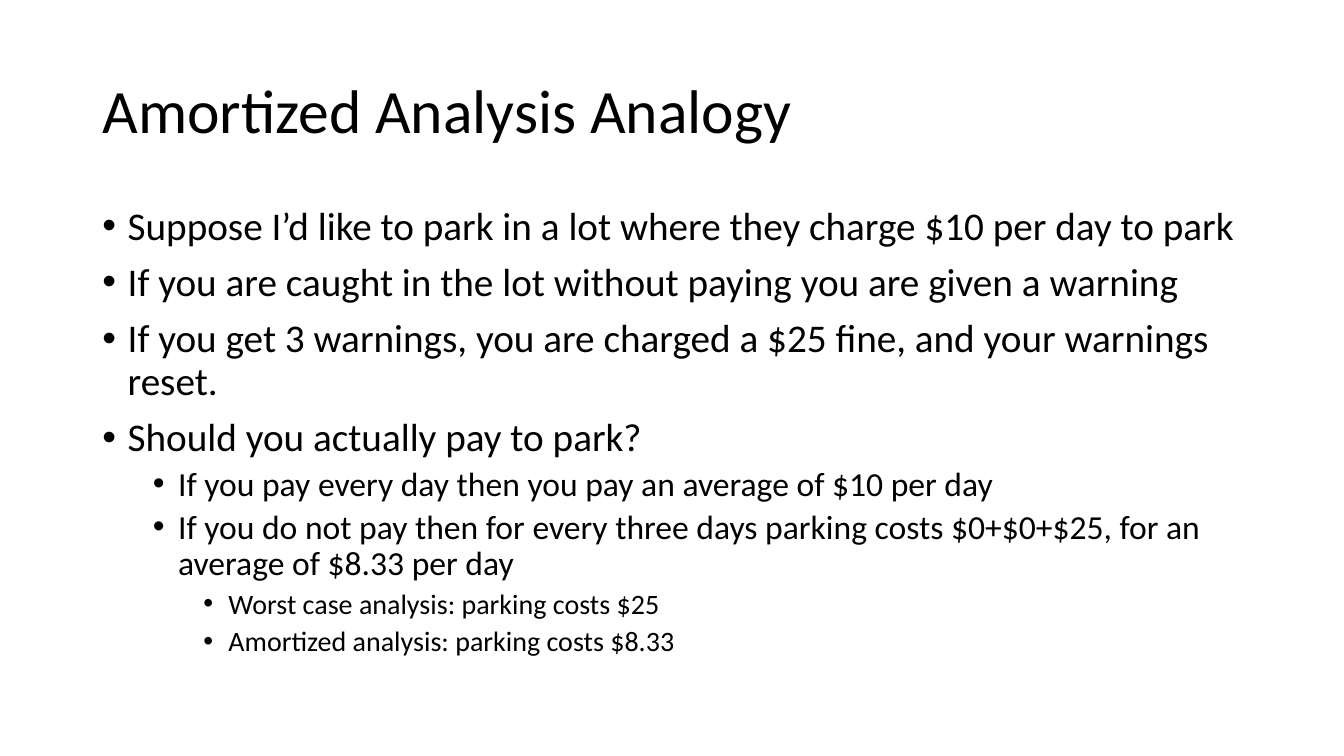
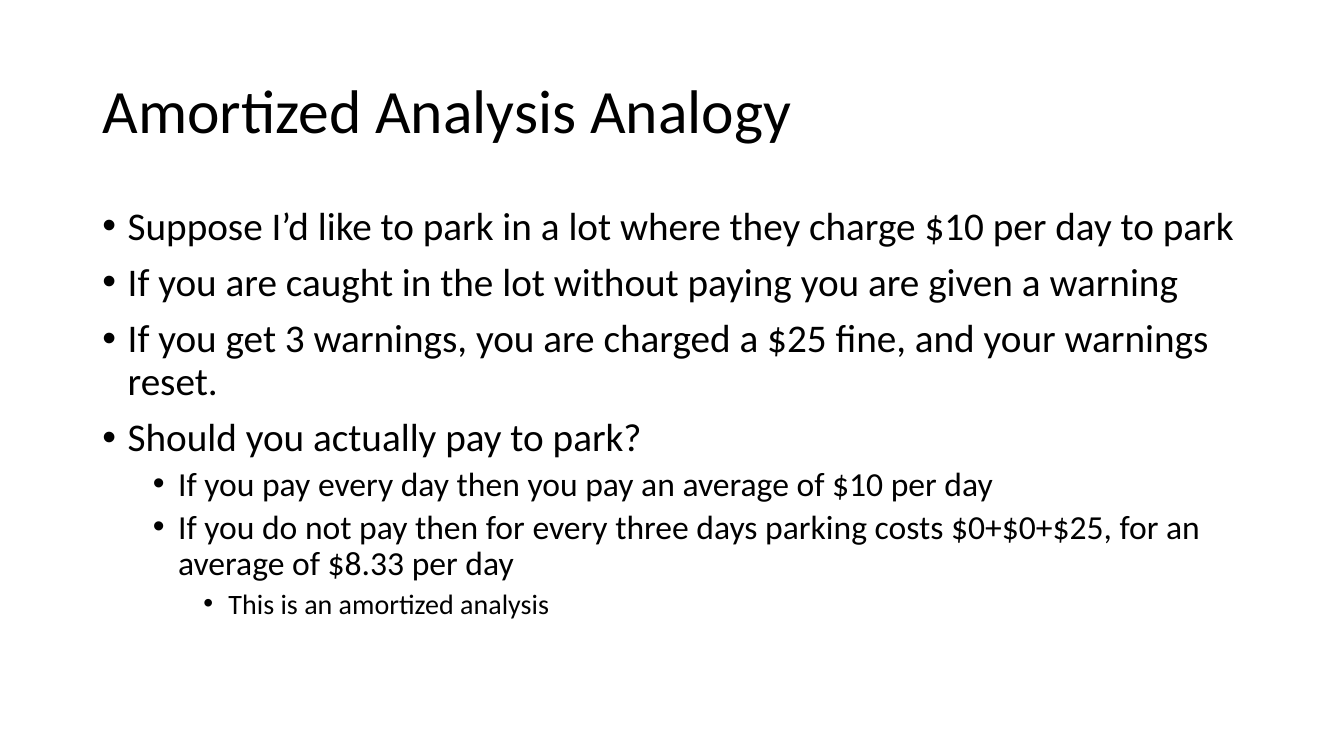
Before and after one commit to natebrunelle/cse332, a slide deck: slide 13 of markdown/files/slides/lecture3_analysis2.pptx (slide 10 before the commit). Drawn at 1344x756 pixels with LibreOffice and Linux fonts; fonts in the diff are those of the drawing. Boxes give left, top, right and bottom in pixels: in the first picture for what was removed or moved away, otherwise in the second. Text is boxed around its words. In the diff, an @@ line names an element or a change of style, - is before the commit and + after.

```diff
--- a/markdown/files/slides/lecture3_analysis2.pptx
+++ b/markdown/files/slides/lecture3_analysis2.pptx
@@ text at (228,594,549,619): text changed @@
-    • Worst case analysis: parking costs $25
-    • Amortized analysis: parking costs $8.33
+    • This is an amortized analysis
```
Also in this commit, not shown: 14 other slides changed, 5 slides added, 2 slides removed, 8 other files.
